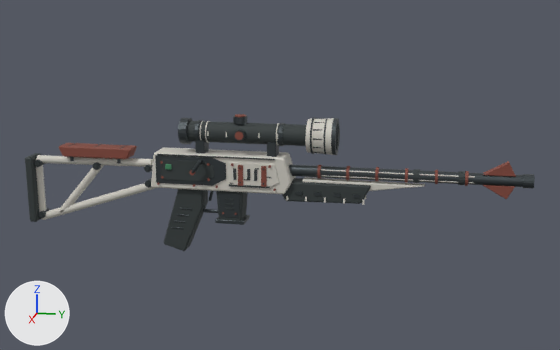
An edit to the glTF model design/weapon-models-20261111/out/sniper/sniper_1.glb, drawn before and after from the same camera.
One viewpoint serves both versions: a 50 mm lens placed at (1.571, 0.499, 0.427), pointed at (-0.007, 0.184, 0.033). Arrows for +X, +Y and +Z are at lower left; the lights stay in place. The older version comes first. Vertices at exactly the same position are counted once.

The scene before the commit, as lines of its bpy script (objects in view):
```python
me_cone = bpy.data.meshes.new('Cone')
me_cone.from_pydata(...)  # 4288 vertices, 7828 faces; spans x -0.038..0.055, y -0.391..0.7, z -0.144..0.16
# faces by material slot: [1124, 2072, 1788, 2788, 56]
me_cone.materials.append(mat_ceramic_bone)  # light grey #cecbc2
me_cone.materials.append(mat_textured_polymer)  # dark grey #323a3a
me_cone.materials.append(mat_leather_oxblood)  # red #814538
me_cone.materials.append(mat_metal_steel)  # dark grey #484f52
me_cone.materials.append(mat_rarity_identification)  # green #50956c
ob_weapon_sniper_v1 = bpy.data.objects.new('Weapon_sniper_v1', me_cone)
ob_weapon_sniper_v1.location = (0.0, 0.0, 0.0)
```
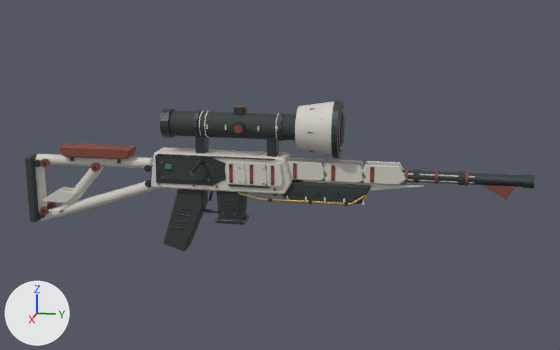
The change, as a list of edits to the scene's bpy script:
```text
Change me_cone:
    remove me_cone.from_pydata(...)  # 4288 vertices, 7828 faces; spans x -0.038..0.055, y -0.391..0.7, z -0.144..0.16
    add me_cone.from_pydata(...)  # 4938 vertices, 8860 faces; spans x -0.061..0.061, y -0.391..0.7, z -0.144..0.199
    me_cone part 1: the loose piece of 20 vertices spanning x -0.009..0.009, y -0.37..-0.1, z 0.036..0.057 is scaled about its middle by (1.33, 1, 1.32)
    me_cone part 2: a new loose piece, a 10-sided cylinder along z spanning x -0.011..0.011, y -0.382..-0.358, z -0.09..0.045, in mat_ceramic_bone (light grey #cecbc2)
    me_cone part 3: a new loose piece, a 24-sided cut cone along y (radius 0.045 at the low end, 0.058 at the high end) spanning x -0.058..0.058, y 0.225..0.305, z 0.08..0.196, in mat_ceramic_bone (light grey #cecbc2)
    me_cone part 4: a new loose piece, a 24-sided cylinder along y spanning x -0.027..0.027, y -0.055..0.23, z 0.111..0.165, in mat_textured_polymer (dark grey #323a3a)
    me_cone part 5: a new loose piece, a 24-sided cylinder along y spanning x -0.047..0.047, y 0.313..0.314, z 0.091..0.185, in mat_textured_polymer (dark grey #323a3a)
    me_cone part 6: a new loose piece, a 20-sided cylinder along y spanning x -0.03..0.03, y 0.315..0.317, z 0.108..0.168, in mat_textured_polymer (dark grey #323a3a)
    me_cone part 7: the loose piece of 32 vertices spanning x -0.012..0.012, y 0.088..0.112, z 0.158..0.16 is moved by (0.0, 0.0, 0.019)
    me_cone part 8: the loose piece of 24 vertices spanning x 0.031..0.033, y 0.096..0.114, z 0.113..0.131 is moved by (0.006, 0.0, 0.016)
    me_cone part 9: a new loose piece, a 10-sided cylinder along x spanning x -0.022..-0.015, y -0.3645..-0.3455, z -0.08..-0.06, in mat_leather_oxblood (red #814538)
    me_cone part 10: the loose piece of 80 vertices spanning x -0.024..0.024, y 0.186..0.194, z 0.098..0.146 is rebuilt with 48 vertices and now spans x -0.03..0.03, y 0.186..0.194, z 0.108..0.168
    me_cone part 11: the loose piece of 80 vertices spanning x -0.024..0.024, y 0.006..0.014, z 0.098..0.146 is rebuilt with 48 vertices and now spans x -0.03..0.03, y 0.006..0.014, z 0.108..0.168
    me_cone part 12: the loose piece of 64 vertices spanning x -0.023..0.023, y 0.029..0.031, z 0.098..0.146 is rebuilt with 32 vertices and now spans x -0.029..0.029, y 0.029..0.031, z 0.109..0.167
    me_cone part 13: the loose piece of 64 vertices spanning x -0.023..0.023, y 0.017..0.019, z 0.098..0.146 is rebuilt with 32 vertices and now spans x -0.029..0.029, y 0.017..0.019, z 0.109..0.167
    me_cone part 14: the loose piece of 24 vertices spanning x -0.018..0.018, y 0.005..0.025, z 0.068..0.108 is rebuilt with 24 vertices and now spans x -0.018..0.018, y 0.005..0.025, z 0.067..0.127
    me_cone part 15: the loose piece of 20 vertices spanning x -0.009..0.009, y -0.373..-0.077, z -0.099..0.014 is rebuilt with 20 vertices and now spans x -0.011..0.011, y -0.374..-0.076, z -0.101..0.016
    me_cone part 16: the loose piece of 20 vertices spanning x -0.009..0.009, y -0.327..-0.213, z -0.081..0.048 is rebuilt with 20 vertices and now spans x -0.011..0.011, y -0.329..-0.211, z -0.083..0.05
    me_cone part 17: 26 loose pieces with 914 vertices, spanning x -0.038..0.038, y -0.029..0.665, z 0.031..0.16, are deleted
    me_cone part 18: 30 vertices moved from x -0.017..0.017, y -0.368..-0.102, z -0.085..0.041 to x -0.017..0.017, y -0.368..-0.102, z -0.084..0.04; 410 vertices removed from x -0.038..0.038, y -0.379..0.566, z -0.09..0.16; 1718 vertices added at x -0.061..0.061, y -0.368..0.566, z -0.084..0.199
    other edits to the shape of me_cone do not show in these pictures
    add me_cone.materials.append(mat_metal_brass)  # orange #c4a661
```

What differs and where, as boxes [x1, y1, x2, y2] in the pictures (560 x 350 px; the box of a moved part takes in the faces that stretch with it):
'Weapon_sniper_v1', reshaped (11% taller): before [25, 114, 535, 251]; after [25, 99, 535, 251]
part 1 of me_cone, moved or reshaped: before [36, 155, 153, 167]; after [36, 154, 153, 168]
part 2 of me_cone, added: after [35, 166, 47, 218]
part 3 of me_cone, added: after [295, 101, 340, 156]
part 4 of me_cone, added: after [169, 111, 296, 140]
part 5 of me_cone, added: after [338, 106, 343, 152]
part 6 of me_cone, added: after [340, 115, 345, 144]
part 7 of me_cone, moved or reshaped: before [235, 114, 246, 117]; after [235, 105, 245, 108]
part 8 of me_cone, moved or reshaped: before [235, 132, 243, 140]; after [234, 124, 243, 133]
part 9 of me_cone, added: after [47, 202, 57, 209]
part 10 of me_cone, rebuilt: before [278, 123, 285, 146]; after [278, 113, 285, 141]
part 11 of me_cone, rebuilt (11% wider, 29% taller): before [194, 120, 202, 140]; after [193, 110, 202, 136]
part 12 of me_cone, rebuilt: before [205, 121, 210, 143]; after [204, 111, 209, 138]
part 13 of me_cone, rebuilt: before [200, 121, 203, 140]; after [199, 111, 204, 136]
part 14 of me_cone, rebuilt (33% taller): before [195, 140, 209, 154]; after [195, 135, 209, 154]
part 15 of me_cone, rebuilt (8% taller): before [41, 183, 155, 220]; after [41, 181, 160, 221]
part 16 of me_cone, rebuilt: before [60, 165, 104, 214]; after [59, 165, 104, 214]
part 17 of me_cone, deleted: before [178, 116, 516, 181]
part 18 of me_cone, built on: before [35, 118, 465, 217]; after [35, 99, 465, 217]
